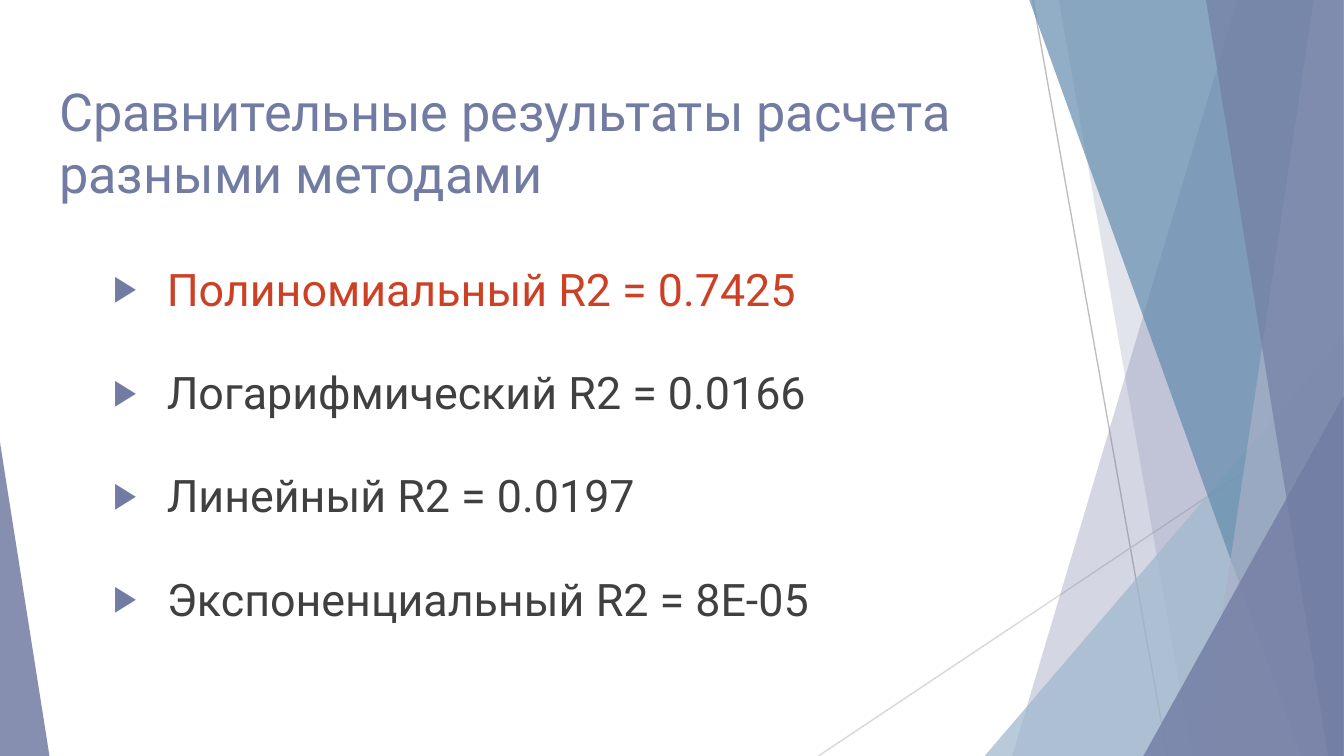
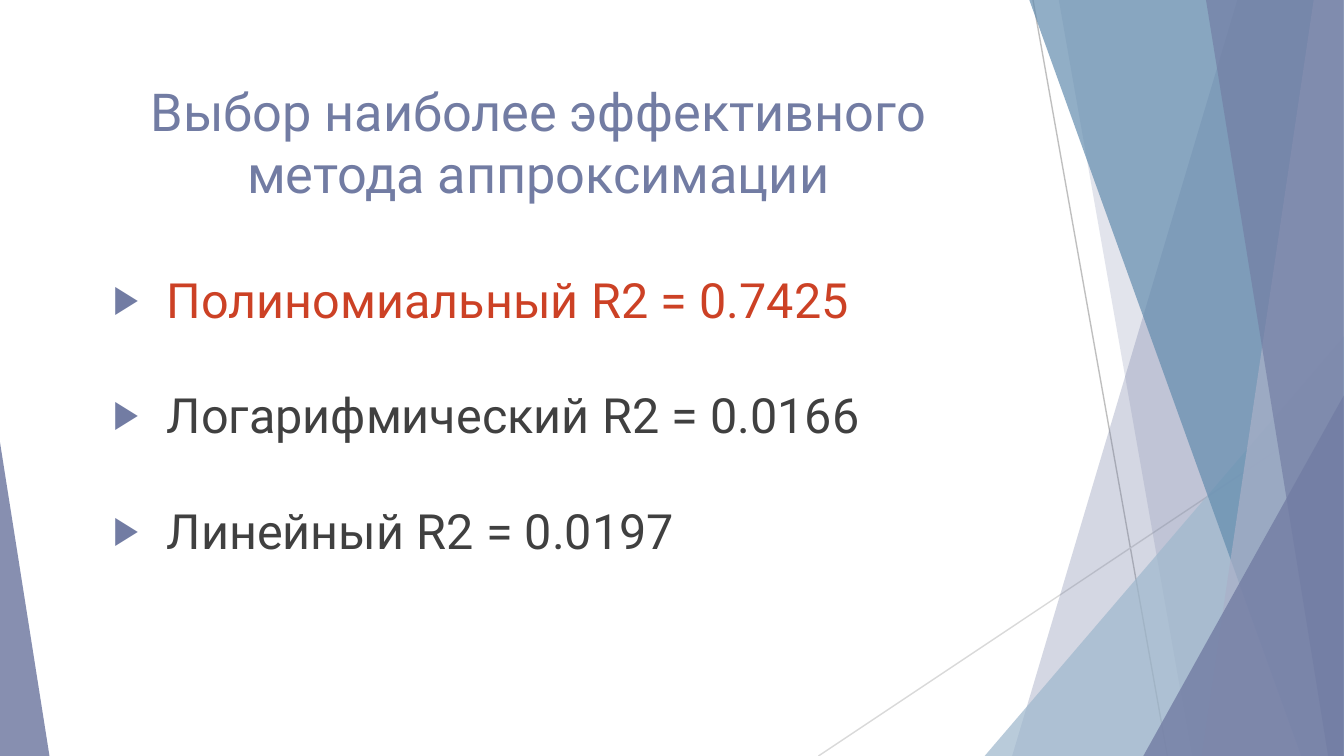
Before and after one commit to NG-Studio-Development/Dissertation, a slide deck: slide 8 of Диссертация/Презентация/Акимов Николай.pptx. Drawn at 1344x756 pixels with LibreOffice and Linux fonts; fonts in the diff are those of the drawing. Boxes give left, top, right and bottom in pixels: in the first picture for what was removed or moved away, otherwise in the second. Text is boxed around its words. In the diff, an @@ line names an element or a change of style, - is before the commit and + after.

```diff
--- a/Диссертация/Презентация/Акимов Николай.pptx
+++ b/Диссертация/Презентация/Акимов Николай.pptx
@@ title at <box>151,91,926,204</box>: text changed @@
-Сравнительные результаты расчета
-разными методами
+Выбор наиболее эффективного метода аппроксимации
@@ text "Полиномиальный R2 = 0.7425" at <box>167,283,859,550</box>: size 24.1 to 26 pt; line spacing 1.5 to 1.6 @@
@@ text at <box>167,583,808,623</box>: paragraph removed @@
-▶ Экспоненциальный R2 = 8Е-05
```
Also in this commit, not shown: 11 other slides changed, 11 slides added, 10 slides removed, 11 other files.
